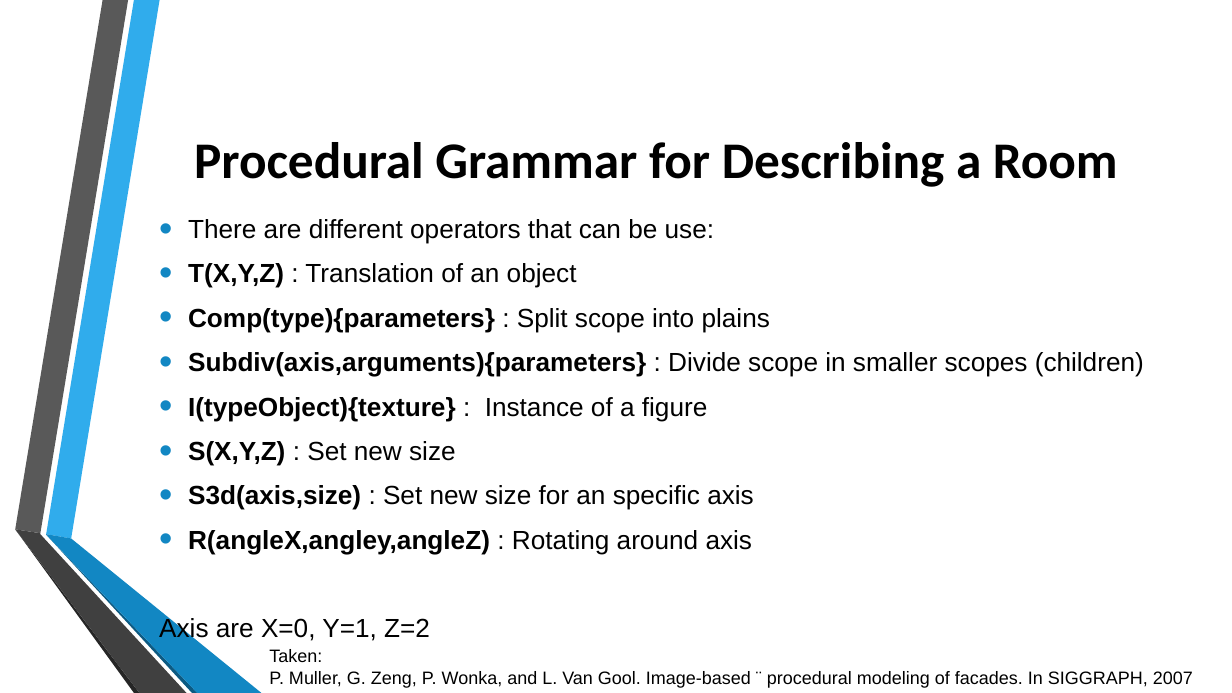
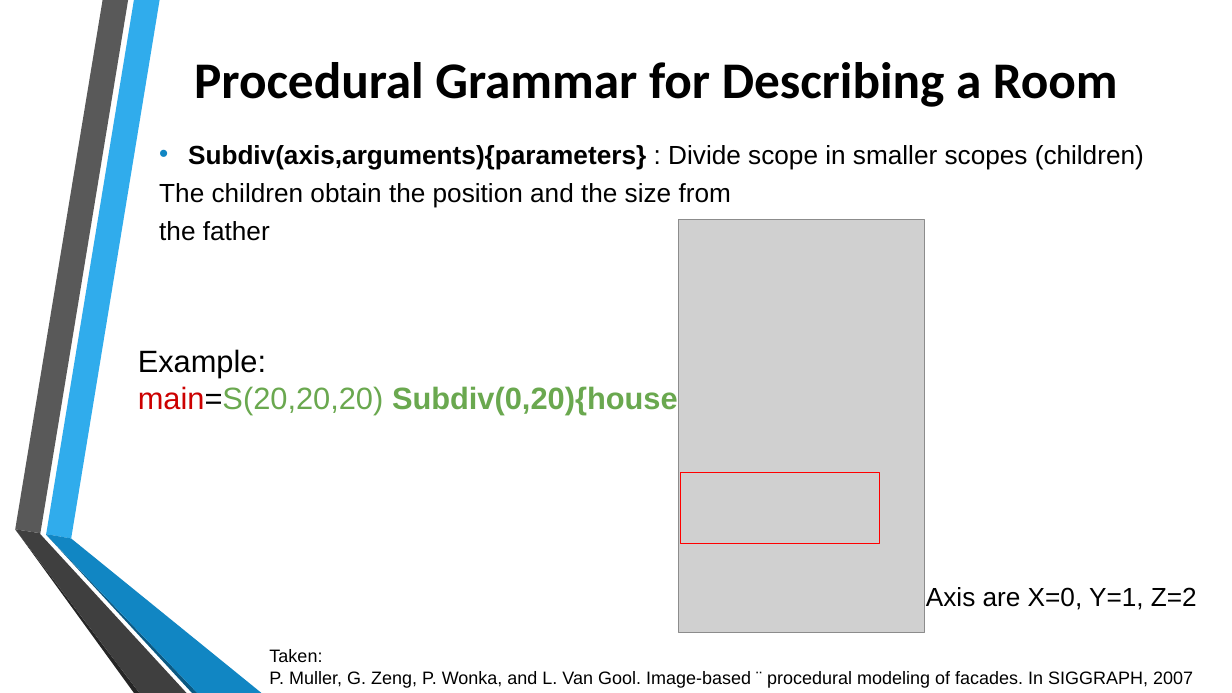
Before and after one commit to jtrillos/ProceduralModelingProject, a slide deck: slide 7 of Final Presentation.pptx (slide 4 before the commit). Drawn at 1232x693 pixels with LibreOffice and Linux fonts; fonts in the diff are those of the drawing; grey boxes stand for pictures; background and template pictures are left out. Boxes give left, top, right and bottom in pixels: in the first picture for what was removed or moved away, otherwise in the second. Text is boxed around its words. In the diff, an @@ line names an element or a change of style, - is before the commit and + after.

```diff
--- a/Final Presentation.pptx
+++ b/Final Presentation.pptx
@@ title "Procedural Grammar for Describing a ...": place and size @@
-title "Procedural Grammar for Describing a ..." at [194,142,1118,187]
+title "Procedural Grammar for Describing a ..." at [194,62,1118,107]
@@ text added at [159,145,1144,241], 20.4 pt, text #000000 @@
+• Subdiv(axis,arguments){parameters} : Divide scope in smaller scopes (children)
+The children obtain the position and the size from
+the father
@@ text removed at [159,219,1144,643] @@
-• There are different operators that can be use:
-• T(X,Y,Z) : Translation of an object
-• Comp(type){parameters} : Split scope into plains
-• Subdiv(axis,arguments){parameters} : Divide scope in smaller scopes (children)
-• I(typeObject){texture} : Instance of a figure
-• S(X,Y,Z) : Set new size
-• S3d(axis,size) : Set new size for an specific axis
-• R(angleX,angley,angleZ) : Rotating around axis
-Axis are X=0, Y=1, Z=2
@@ picture added at [679,220,925,633] @@
@@ text added at [138,349,690,414], 24 pt, text #6AA84F @@
+Example:
+main=S(20,20,20) Subdiv(0,20){house}
@@ rectangle added at [680,472,879,543], outline #FF0000 0.75 pt @@
@@ freeform shape at [15,530,186,693]: fill #404040 to #3F3F3F @@
@@ freeform shape at [46,535,198,693]: fill #0C5A82 to #0B5982 @@
@@ freeform shape at [46,534,262,693]: fill #1287C3 to #1186C3 @@
@@ text added at [926,587,1197,610], 20.4 pt, text #000000 @@
+Axis are X=0, Y=1, Z=2
```
Also in this commit, not shown: 10 other slides changed, 9 slides added, 1 slide removed.
